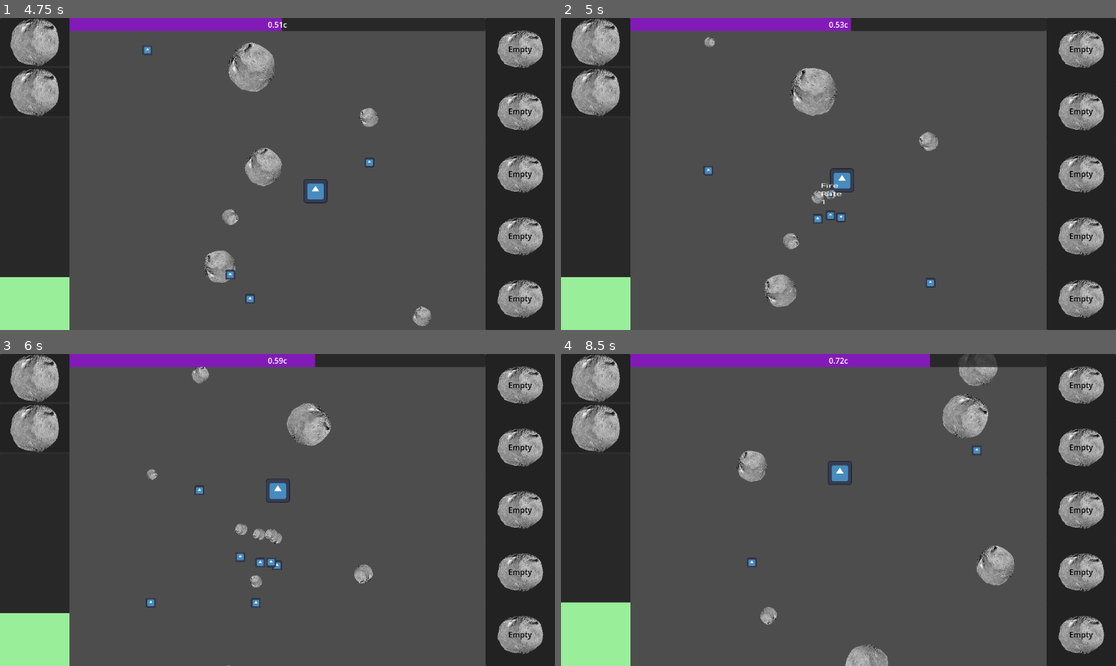
Above: before the commit, frames 1-4 (two rows, left to right).
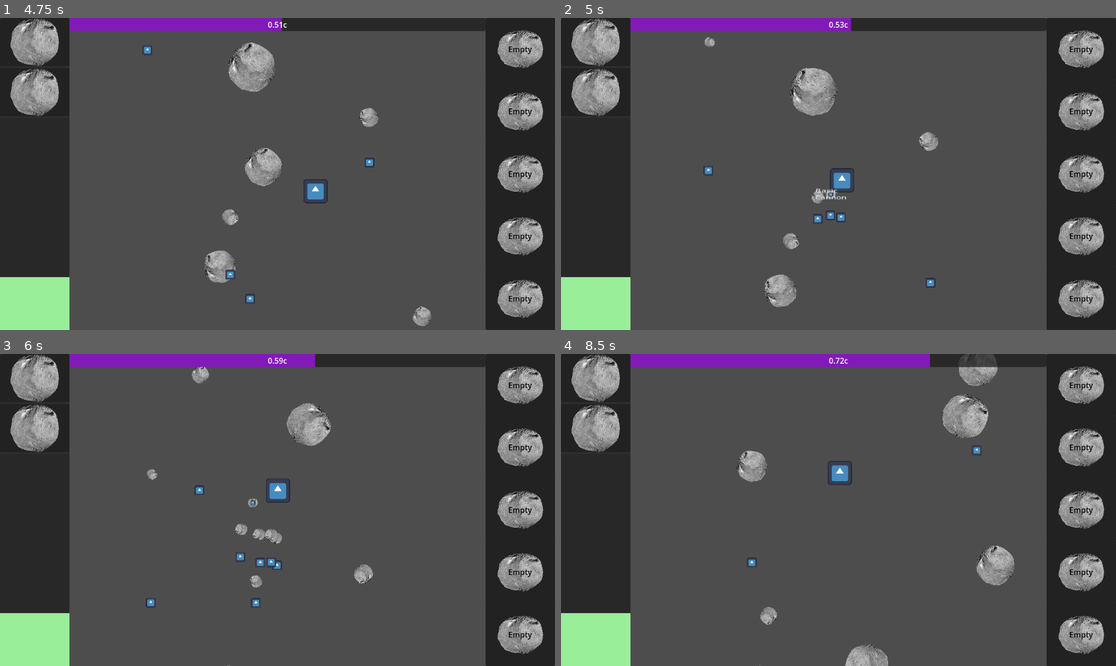
Above: after the commit, the same moments.

Repository: DigitsCodeCompendium/game.MJ198
Game: Godot game, scene res://scenes/game.tscn
The game is run twice, just before and just after one commit, with the same random seed, the same clock (stepped at 60 frames per second) and the same inputs. The engine's default icon, where the game draws it, is replaced by a stand-in: a white triangle on a blue panel in a dark square.
Inputs (mouse positions are in pixels of both pictures, inside the frame that each line leads up to):
- Up to frame 1 (4.75 s): move the mouse to (399, 158) at 0.52 s; tap N (discard_weapon, bound only after the commit) at 0.6, 1.55, 3.05, 4.55 s; tap Y (replace_weapon, bound only after the commit) at 0.8, 1.35, 2.3, 3.8 s; move the mouse to (166, 189) at 1.27 s; move the mouse to (333, 105) at 2.02 s; hold ` (discard_module_pending) 2.03-2.78 s; move the mouse to (249, 236) at 2.77 s; tap A (power_down_module_1) at 2.85 s; move the mouse to (444, 220) at 3.52 s; tap S (power_down_module_2) at 3.6 s; move the mouse to (111, 127) at 4.27 s; tap D (power_down_module_3) at 4.35 s
- Up to frame 2 (5 s): no input
- Up to frame 3 (6 s): move the mouse to (305, 510) at 5.02 s; tap F (power_down_module_4) at 5.1 s; tap Y (replace_weapon, bound only after the commit) at 5.3 s; move the mouse to (194, 432) at 5.77 s; tap G (power_down_module_5) at 5.85 s
- Up to frame 4 (8.5 s): tap N (discard_weapon, bound only after the commit) at 6.05, 7.55 s; move the mouse to (960, 494) at 6.52 s; tap Q (power_up_module_1) at 6.6 s; tap Y (replace_weapon, bound only after the commit) at 6.8, 8.3 s; move the mouse to (727, 525) at 7.27 s; tap W (power_up_module_2) at 7.35 s; move the mouse to (894, 441) at 8.02 s; tap E (power_up_module_3) at 8.1 s

Frame 1 is identical in both runs. In frame 2, 0.1% of the frame differs, in the area x 45-52%, y 52-60%; in frame 3, less than 0.1%; in frame 4, 0.4%, in the area x 0-36%, y 79-100%.

Commit message:
Add system to insert weapons for player

Diff:
--- a/project.godot
+++ b/project.godot
@@ -21,39 +21,9 @@
 
 [input]
 
-move_right={
-"deadzone": 0.2,
-"events": [Object(InputEventKey,"resource_local_to_scene":false,"resource_name":"","device":-1,"window_id":0,"alt_pressed":false,"shift_pressed":false,"ctrl_pressed":false,"meta_pressed":false,"pressed":false,"keycode":0,"physical_keycode":68,"key_label":0,"unicode":100,"location":0,"echo":false,"script":null)
-]
-}
-move_left={
-"deadzone": 0.2,
-"events": [Object(InputEventKey,"resource_local_to_scene":false,"resource_name":"","device":-1,"window_id":0,"alt_pressed":false,"shift_pressed":false,"ctrl_pressed":false,"meta_pressed":false,"pressed":false,"keycode":0,"physical_keycode":65,"key_label":0,"unicode":97,"location":0,"echo":false,"script":null)
-]
-}
-move_up={
-"deadzone": 0.2,
-"events": [Object(InputEventKey,"resource_local_to_scene":false,"resource_name":"","device":-1,"window_id":0,"alt_pressed":false,"shift_pressed":false,"ctrl_pressed":false,"meta_pressed":false,"pressed":false,"keycode":0,"physical_keycode":87,"key_label":0,"unicode":119,"location":0,"echo":false,"script":null)
-]
-}
-move_down={
-"deadzone": 0.2,
-"events": [Object(InputEventKey,"resource_local_to_scene":false,"resource_name":"","device":-1,"window_id":0,"alt_pressed":false,"shift_pressed":false,"ctrl_pressed":false,"meta_pressed":false,"pressed":false,"keycode":0,"physical_keycode":83,"key_label":0,"unicode":115,"location":0,"echo":false,"script":null)
-]
-}
 shoot={
 "deadzone": 0.2,
 "events": [Object(InputEventMouseButton,"resource_local_to_scene":false,"resource_name":"","device":-1,"window_id":0,"a …(253 unchanged characters)…
-]
-}
-active_1={
-"deadzone": 0.2,
-"events": [Object(InputEventKey,"resource_local_to_scene":false,"resource_name":"","device":-1,"window_id":0,"alt_pressed":false,"shift_pressed":false,"ctrl_pressed":false,"meta_pressed":false,"pressed":false,"keycode":0,"physical_keycode":81,"key_label":0,"unicode":113,"location":0,"echo":false,"script":null)
-]
-}
-active_2={
-"deadzone": 0.2,
-"events": [Object(InputEventKey,"resource_local_to_scene":false,"resource_name":"","device":-1,"window_id":0,"alt_pressed":false,"shift_pressed":false,"ctrl_pressed":false,"meta_pressed":false,"pressed":false,"keycode":0,"physical_keycode":69,"key_label":0,"unicode":101,"location":0,"echo":false,"script":null)
 ]
 }
 power_up_module_1={
@@ -136,6 +106,16 @@
 "events": [Object(InputEventKey,"resource_local_to_scene":false,"resource_name":"","device":-1,"window_id":0,"alt_press …(191 unchanged characters)…
 ]
 }
+replace_weapon={
+"deadzone": 0.2,
+"events": [Object(InputEventKey,"resource_local_to_scene":false,"resource_name":"","device":-1,"window_id":0,"alt_pressed":false,"shift_pressed":false,"ctrl_pressed":false,"meta_pressed":false,"pressed":false,"keycode":0,"physical_keycode":89,"key_label":0,"unicode":121,"location":0,"echo":false,"script":null)
+]
+}
+discard_weapon={
+"deadzone": 0.2,
+"events": [Object(InputEventKey,"resource_local_to_scene":false,"resource_name":"","device":-1,"window_id":0,"alt_pressed":false,"shift_pressed":false,"ctrl_pressed":false,"meta_pressed":false,"pressed":false,"keycode":0,"physical_keycode":78,"key_label":0,"unicode":110,"location":0,"echo":false,"script":null)
+]
+}
 test_key={
 "deadzone": 0.2,
 "events": [Object(InputEventKey,"resource_local_to_scene":false,"resource_name":"","device":-1,"window_id":0,"alt_press …(191 unchanged characters)…
--- a/resources/pickups/asteroid_drop_table.tres
+++ b/resources/pickups/asteroid_drop_table.tres
@@ -1,20 +1,28 @@
-[gd_resource type="Resource" script_class="PickupDropTable" load_steps=7 format=3 uid="uid://f6x6m4dqec2"]
+[gd_resource type="Resource" script_class="PickupDropTable" load_steps=10 format=3 uid="uid://f6x6m4dqec2"]
 
 [ext_resource type="Script" uid="uid://cc3nlj4geu6ce" path="res://scenes/pickups/pickup_content.gd" id="1_qrb3g"]
 [ext_resource type="Script" uid="uid://cjk7x2h4383nf" path="res://scenes/enemies/pickup_drop_table.gd" id="2_bsrxx"]
 [ext_resource type="Resource" uid="uid://d7tayalcdvkw" path="res://scenes/pickups/pickup_content_power.tres" id="3_2ehe6"]
 [ext_resource type="Resource" uid="uid://d27ym6sj8ysaq" path="res://resources/modules/firerate_module_1.tres" id="4_hecxd"]
 [ext_resource type="Script" uid="uid://cc7vsq5nveskd" path="res://scenes/pickups/pickup_content_module.gd" id="5_fhf8e"]
+[ext_resource type="Script" uid="uid://dh634rqw5sh5y" path="res://scenes/pickups/pickup_content_weapon.gd" id="6_fhf8e"]
+[ext_resource type="Resource" uid="uid://dwg6trya8qcqf" path="res://resources/weapons/basic_player_cannon.tres" id="7_ftebs"]
 
 [sub_resource type="Resource" id="Resource_ftebs"]
 script = ExtResource("5_fhf8e")
 module = ExtResource("4_hecxd")
 metadata/_custom_type_script = "uid://cc7vsq5nveskd"
 
+[sub_resource type="Resource" id="Resource_6ulkq"]
+script = ExtResource("6_fhf8e")
+weapon = ExtResource("7_ftebs")
+metadata/_custom_type_script = "uid://dh634rqw5sh5y"
+
 [resource]
 script = ExtResource("2_bsrxx")
 weights = Dictionary[ExtResource("1_qrb3g"), float]({
-null: 60.0,
+null: 40.0,
 ExtResource("3_2ehe6"): 20.0,
-SubResource("Resource_ftebs"): 20.0
+SubResource("Resource_ftebs"): 20.0,
+SubResource("Resource_6ulkq"): 20.0
 })
--- a/resources/weapons/basic_player_cannon.tres
+++ b/resources/weapons/basic_player_cannon.tres
@@ -1,8 +1,10 @@
-[gd_resource type="Resource" script_class="CannonWeapon" load_steps=3 format=3 uid="uid://dwg6trya8qcqf"]
+[gd_resource type="Resource" script_class="CannonWeapon" load_steps=4 format=3 uid="uid://dwg6trya8qcqf"]
 
 [ext_resource type="PackedScene" uid="uid://cfr6dshc1ngsh" path="res://scenes/systems/weapons/cannon/basic_bullet.tscn" id="1_jq2mo"]
 [ext_resource type="Script" uid="uid://ci7we2a0ieoim" path="res://scenes/systems/weapons/cannon/cannon_weapon.gd" id="2_f0xoq"]
+[ext_resource type="Texture2D" uid="uid://7hodskxrp3bw" path="res://assets/weapon_icons/weapon_icon_basic_cannon.png" id="3_f0xoq"]
 
 [resource]
 script = ExtResource("2_f0xoq")
+weapon_icon = ExtResource("3_f0xoq")
 metadata/_custom_type_script = "uid://ci7we2a0ieoim"
--- /dev/null
+++ b/scenes/pickups/pickup_content_weapon.gd
@@ -0,0 +1,10 @@
+extends PickupContent
+class_name PickupContentWeapon
+
+@export var weapon: Shootable
+
+func get_icon():
+	return weapon.get_icon()
+
+func apply_to_player(player):
+	player.get_node("Systems/WeaponInsertionSystem").insert_weapon(weapon)
--- a/scenes/player.tscn
+++ b/scenes/player.tscn
@@ -7,6 +7,7 @@
 [ext_resource type="PackedScene" uid="uid://b5k51vab0hjpc" path="res://scenes/systems/modules/module_system.tscn" id="4_qlg0r"]
 [ext_resource type="PackedScene" uid="uid://ckkccjr144hjs" path="res://scenes/systems/power/power_system.tscn" id="5_qlg0r"]
 [ext_resource type="Script" uid="uid://ci7we2a0ieoim" path="res://scenes/systems/weapons/cannon/cannon_weapon.gd" id="5_smehm"]
+[ext_resource type="Script" uid="uid://co5ipeiddhp0g" path="res://scenes/weapon_insertion_system.gd" id="6_ur7pv"]
 [ext_resource type="Script" uid="uid://do58sux7hyofl" path="res://scenes/systems/modules/module_insertion_system.gd" id="7_smehm"]
 
 [sub_resource type="SpriteFrames" id="SpriteFrames_qhqgy"]
@@ -45,6 +46,10 @@
 current_weapon = SubResource("Resource_ur7pv")
 module_system = NodePath("../ModuleSystem")
 
+[node name="WeaponInsertionSystem" type="Node" parent="Systems" node_paths=PackedStringArray("weapon_system")]
+script = ExtResource("6_ur7pv")
+weapon_system = NodePath("../WeaponSystem")
+
 [node name="ModuleSystem" parent="Systems" node_paths=PackedStringArray("power_system") instance=ExtResource("4_qlg0r")]
 power_system = NodePath("../PowerSystem")
 
--- a/scenes/systems/modules/module_insertion_system.gd
+++ b/scenes/systems/modules/module_insertion_system.gd
@@ -1,9 +1,9 @@
 extends Node
+
+@export var module_system: ModuleSystem
 
 @export var pickup_keep_time: float = 5
 @export var discard_time: float = 0.5
-
-@export var module_system: ModuleSystem
 
 var _pending_module: BaseModule
 var _pending_remaining_time: float
@@ -11,6 +11,14 @@
 # float means how long the player has held the discard button, null means discard button is not held
 var _discard_pending_progress # float or null
 var _discard_progress: Array # array of float or null
+
+var pending_module: BaseModule:
+	get:
+		return _pending_module
+
+var pending_remaining_time: float:
+	get:
+		return _pending_remaining_time
 
 var discard_pending_progress:
 	get:
--- a/scenes/systems/weapons/cannon/cannon_weapon.gd
+++ b/scenes/systems/weapons/cannon/cannon_weapon.gd
@@ -7,6 +7,11 @@
 @export var base_projectile_velocity = 1000
 @export var base_projectile_size = 1
 const MAX_COOLDOWN = 1
+
+@export var weapon_icon: Texture2D
+
+func get_icon():
+	return weapon_icon
 
 func init_weapon_state() -> ShootableState:
 	return CannonState.new()
--- a/scenes/systems/weapons/shootable.gd
+++ b/scenes/systems/weapons/shootable.gd
@@ -1,6 +1,9 @@
 @abstract
 extends Resource
 class_name Shootable
+
+@abstract
+func get_icon() -> Texture2D
 
 @abstract
 func fire_weapon(dir: Vector2, weapon_system:WeaponSystem, weapon_state:ShootableState) -> bool
--- a/scenes/user_interface/ui_event_bus.gd
+++ b/scenes/user_interface/ui_event_bus.gd
@@ -6,5 +6,8 @@
 signal module_pending_lost()
 signal module_pending_discarded()
 signal weapon_updated(weapon)
+signal weapon_pending_added(weapon: Shootable)
+signal weapon_pending_lost()
+signal weapon_pending_discarded()
 signal engine_updated(engine)
 signal current_speed(speed:String)
--- /dev/null
+++ b/scenes/weapon_insertion_system.gd
@@ -0,0 +1,38 @@
+extends Node
+
+@export var weapon_system: WeaponSystem
+
+@export var pickup_keep_time: float = 5
+
+var _pending_weapon: Shootable
+var _pending_remaining_time: float
+
+func _ready():
+	_pending_remaining_time = 0
+
+func insert_weapon(weapon: Shootable):
+	_pending_weapon = weapon
+	_pending_remaining_time = pickup_keep_time
+
+	print("picked up weapon %s" % weapon)
+
+	UiEventBus.emit_signal("weapon_pending_added", weapon)
+
+func _reset_pending_weapon():
+	_pending_weapon = null
+	_pending_remaining_time = 0
+
+func _process(delta):
+	if _pending_weapon != null:
+		if Input.is_action_just_pressed("replace_weapon"):
+			weapon_system.set_weapon(_pending_weapon)
+			_reset_pending_weapon()
+		elif Input.is_action_just_pressed("discard_weapon"):
+			_reset_pending_weapon()
+			UiEventBus.emit_signal("weapon_pending_discarded")
+
+	if _pending_weapon != null:
+		_pending_remaining_time -= delta
+		if _pending_remaining_time <= 0:
+			_reset_pending_weapon()
+			UiEventBus.emit_signal("weapon_pending_lost")
Binary file added: assets/weapon_icons/weapon_icon_basic_cannon.png
Not shown, added: assets/weapon_icons/weapon_icon_basic_cannon.png.import
Not shown, added: scenes/pickups/pickup_content_weapon.gd.uid
Not shown: 1 places in scenes/player.tscn that only renumber resources
Not shown, added: scenes/weapon_insertion_system.gd.uid
